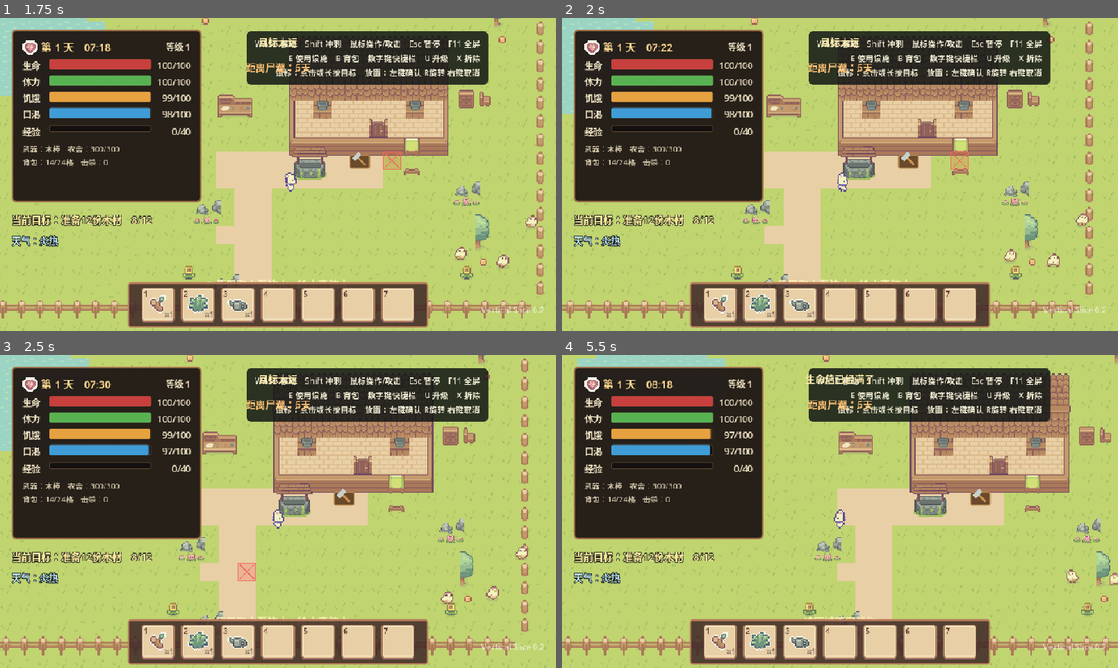
Above: before the commit, frames 1-4 (two rows, left to right).
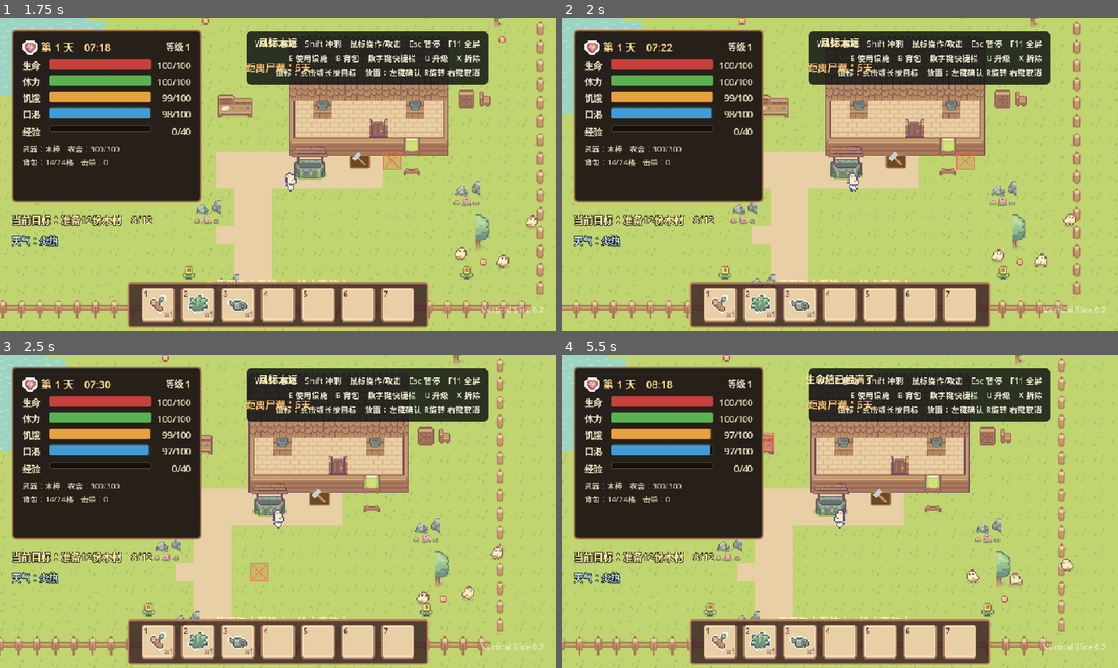
Above: after the commit, the same moments.

Repository: fanfanhappy/zombie-farm-survival
Game: Godot game, scene res://scenes/ui/main_menu.tscn
Same seed, same stepped clock (60 frames per second), same inputs: the game is played once before the commit and once after it.
Inputs (mouse positions are in pixels of both pictures, inside the frame that each line leads up to):
- Up to frame 1 (1.75 s): click "开始新游戏" at 0.5 s; move the mouse to (400, 158) at 1.27 s; hold D (move_right) from 1.28 s (still down); hold X (dismantle_structure) from 1.28 s (still down); click (400, 158) at 1.42 s
- Up to frame 2 (2 s): keep holding D (move_right); keep holding X (dismantle_structure)
- Up to frame 3 (2.5 s): release D (move_right) at 2 s; release X (dismantle_structure) at 2 s; drag from (166, 527) to (250, 574) at 2.02 s
- Up to frame 4 (5.5 s): move the mouse to (895, 442) at 2.77 s; hold D (move_right) 2.78-3.5 s; hold E (interact) 2.78-3.5 s; drag from (812, 574) to (673, 464) at 3.52 s; move the mouse to (1006, 558) at 4.27 s; hold A (move_left) 4.28-5 s; hold R (use_bandage) 4.28-5 s; drag from (673, 464) to (756, 433) at 5.02 s

Frame 1 is identical in both runs. In frame 2, 14% of the frame differs, in the area x 0-100%, y 0-100%; in frame 3, 16%; in frame 4, 25%.

Commit message:
将玩家控制器拆分为独立可视场景

Diff:
--- /dev/null
+++ b/scenes/actors/player/player.tscn
@@ -0,0 +1,21 @@
+[gd_scene load_steps=5 format=3]
+
+[ext_resource type="Script" path="res://scripts/actors/player/player_controller.gd" id="1_controller"]
+[ext_resource type="PackedScene" path="res://scenes/actors/player/player_visual.tscn" id="2_visual"]
+[ext_resource type="PackedScene" path="res://scenes/actors/player/player_attack_effect.tscn" id="3_attack_effect"]
+
+[sub_resource type="CapsuleShape2D" id="CapsuleShape2D_player"]
+radius = 7.0
+height = 18.0
+
+[node name="Player" type="CharacterBody2D"]
+z_index = 10
+script = ExtResource("1_controller")
+
+[node name="PlayerAnimation" parent="." instance=ExtResource("2_visual")]
+
+[node name="AttackEffect" parent="." instance=ExtResource("3_attack_effect")]
+
+[node name="CollisionShape2D" type="CollisionShape2D" parent="."]
+position = Vector2(0, 2)
+shape = SubResource("CapsuleShape2D_player")
--- a/scenes/game/game_world.tscn
+++ b/scenes/game/game_world.tscn
@@ -1,7 +1,6 @@
 [gd_scene format=3 uid="uid://dto20bg0mr8r8"]
 
 [ext_resource type="Script" uid="uid://diktd4dl3tqtq" path="res://scripts/core/game_controller.gd" id="1_main"]
-[ext_resource type="Script" uid="uid://cgs8veh1owu3o" path="res://scripts/actors/player/player_controller.gd" id="2_player"]
 [ext_resource type="Script" uid="uid://w53upxv5xwrr" path="res://scripts/systems/crafting/crafting_system.gd" id="3_crafting"]
 [ext_resource type="Script" uid="uid://cuu6sww7iqxjc" path="res://scripts/systems/inventory/inventory_system.gd" id="4_inventory"]
 [ext_resource type="PackedScene" path="res://scenes/ui/inventory_ui.tscn" id="5_inventory_ui"]
@@ -12,16 +11,13 @@
 [ext_resource type="PackedScene" path="res://scenes/ui/storage_ui.tscn" id="10_storage_ui"]
 [ext_resource type="Script" uid="uid://ore0wuhwce05" path="res://scripts/systems/weather/weather_system.gd" id="11_weather"]
 [ext_resource type="Script" uid="uid://ceekb058vj7rb" path="res://scripts/systems/building/defense_upgrade_system.gd" id="12_defense_upgrade"]
-[ext_resource type="PackedScene" path="res://scenes/actors/player/player_visual.tscn" id="13_player_visual"]
-[ext_resource type="PackedScene" path="res://scenes/actors/player/player_attack_effect.tscn" id="16_attack_effect"]
+[ext_resource type="PackedScene" path="res://scenes/actors/player/player.tscn" id="20_player"]
 [ext_resource type="PackedScene" path="res://scenes/ui/character_status_hud.tscn" id="17_status_hud"]
 [ext_resource type="PackedScene" path="res://scenes/world/environment/world_resource_layer.tscn" id="18_resource_layer"]
 [ext_resource type="Script" uid="uid://ba1k3rg43lg30" path="res://scripts/world/environment/world_tilemap.gd" id="14_world_tilemap"]
 [ext_resource type="Script" path="res://scripts/core/camera_rig.gd" id="19_camera_rig"]
 
 [ext_resource type="TileSet" uid="uid://c85i64skxhmie" path="res://resources/tilesets/farm_tilled_terrain.tres" id="15_farm_tileset"]
-
-[sub_resource type="CapsuleShape2D" id="CapsuleShape2D_player"]
 
 [sub_resource type="StyleBoxFlat" id="StyleBoxFlat_panel"]
 bg_color = Color(0.0745, 0.0941, 0.0863, 0.86)
@@ -153,18 +149,8 @@
 [node name="WeatherSystem" type="Node" parent="GameSession" unique_id=508456209]
 script = ExtResource("11_weather")
 
-[node name="Player" type="CharacterBody2D" parent="GameWorld/DynamicYSortGroup" unique_id=1658304268]
-z_index = 10
+[node name="Player" parent="GameWorld/DynamicYSortGroup" unique_id=1658304268 instance=ExtResource("20_player")]
 position = Vector2(640, 460)
-script = ExtResource("2_player")
-
-[node name="PlayerAnimation" parent="GameWorld/DynamicYSortGroup/Player" instance=ExtResource("13_player_visual")]
-
-[node name="AttackEffect" parent="GameWorld/DynamicYSortGroup/Player" instance=ExtResource("16_attack_effect")]
-
-[node name="CollisionShape2D" type="CollisionShape2D" parent="GameWorld/DynamicYSortGroup/Player" unique_id=999272664]
-position = Vector2(0, 2)
-shape = SubResource("CapsuleShape2D_player")
 
 [node name="HUD" type="Control" parent="UI" unique_id=1722933136]
 layout_mode = 3
Not shown, added: scripts/core/camera_rig.gd.uid
Not shown, added: tests/architecture_phase2_test.gd.uid
